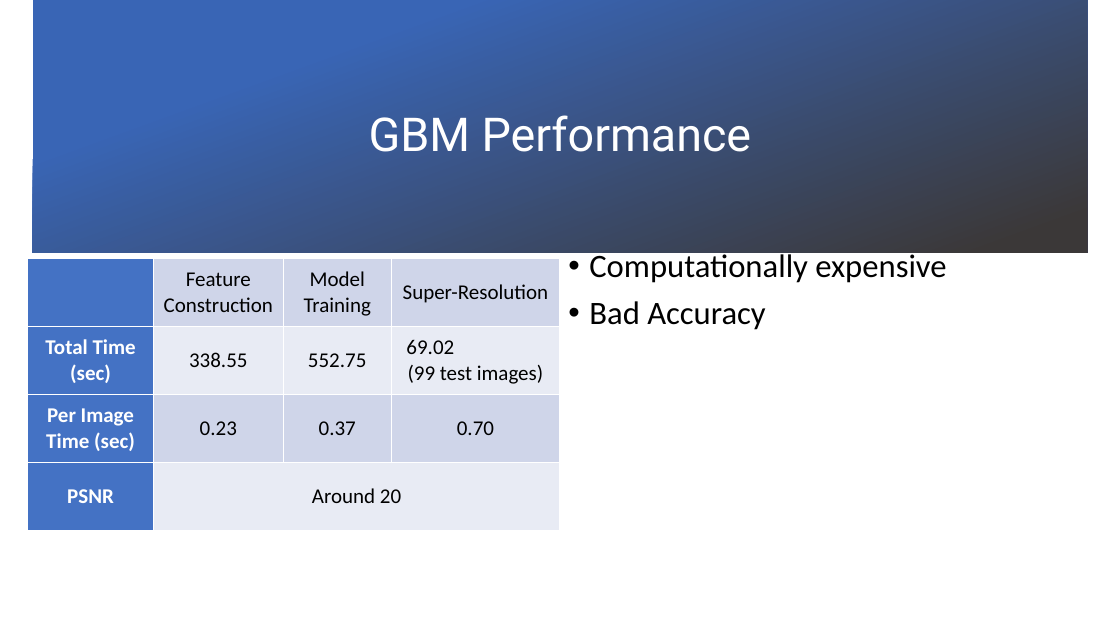
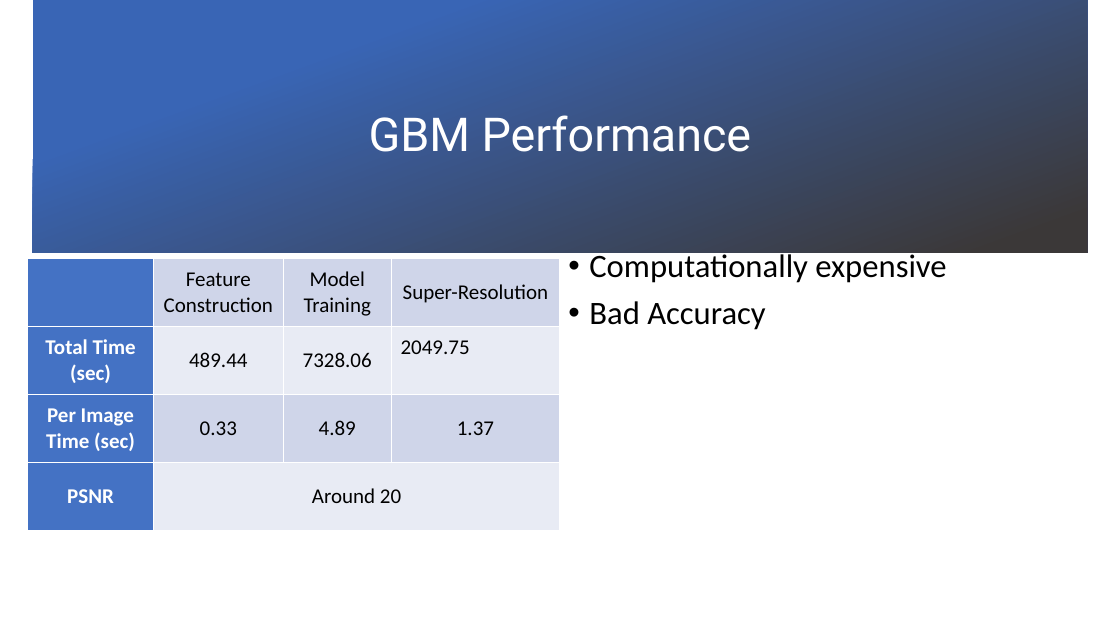
Before and after one commit to TZstatsADS/Spring2019-Proj3-grp11, a slide deck: slide 6 of doc/Presentation/PPT Yiyang Zeng.pptx. Drawn at 1120x630 pixels with LibreOffice and Linux fonts; fonts in the diff are those of the drawing; background and template pictures are left out. Boxes give left, top, right and bottom in pixels: in the first picture for what was removed or moved away, otherwise in the second. Text is boxed around its words. In the diff, an @@ line names an element or a change of style, - is before the commit and + after.

Commit message:
ppt

```diff
--- a/doc/Presentation/PPT Yiyang Zeng.pptx
+++ b/doc/Presentation/PPT Yiyang Zeng.pptx
@@ table at [28,259,560,531] @@
-row 2: Total Time (sec) | 338.55 | 552.75 | 69.02 (99 test images)
+row 2: Total Time (sec) | 489.44 | 7328.06 | 2049.75
-row 3: Per Image Time (sec) | 0.23 | 0.37 | 0.70
+row 3: Per Image Time (sec) | 0.33 | 4.89 | 1.37
```
Also in this commit, not shown: 1 other slide changed.
